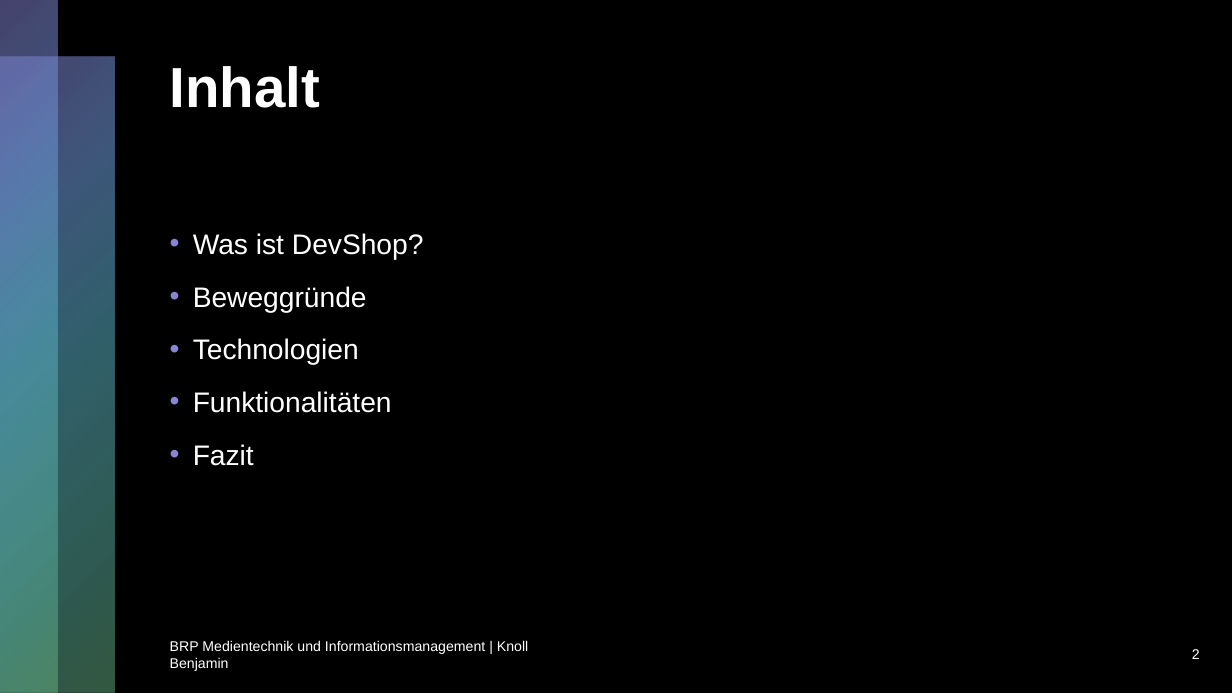
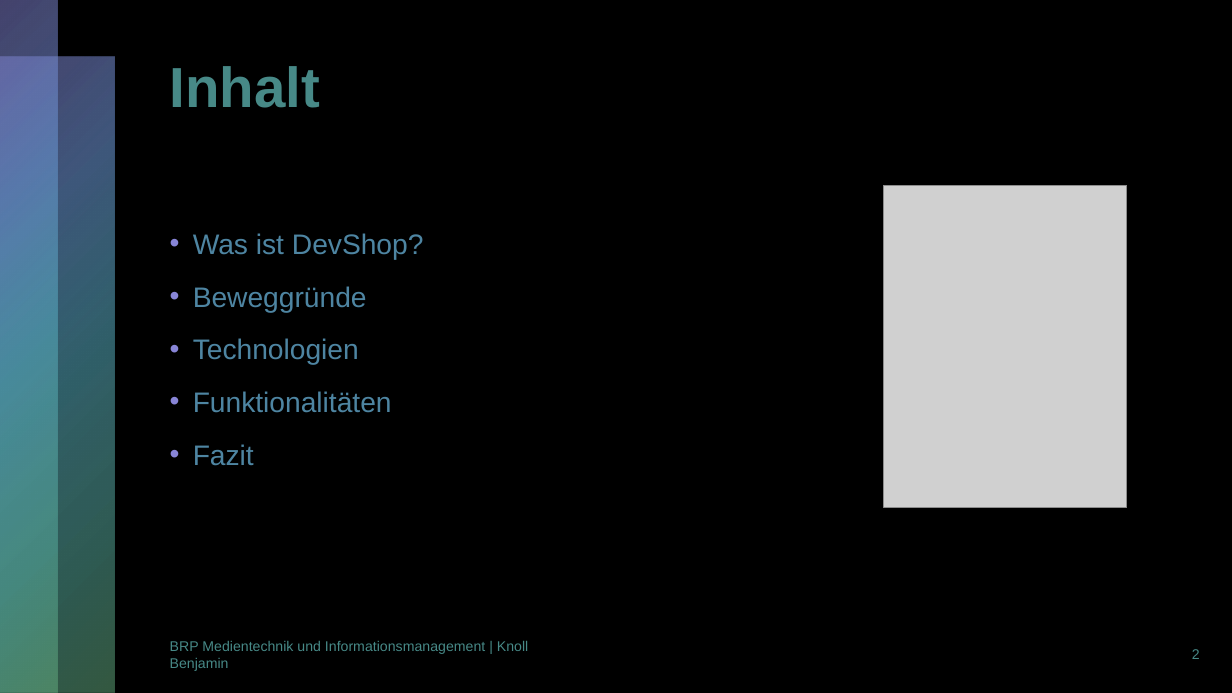
Before and after one commit to Benkster/DevShop, a slide deck: slide 2 of Documentation/DevShop.pptx. Drawn at 1232x693 pixels with LibreOffice and Linux fonts; fonts in the diff are those of the drawing; grey boxes stand for pictures. Boxes give left, top, right and bottom in pixels: in the first picture for what was removed or moved away, otherwise in the second. Text is boxed around its words. In the diff, an @@ line names an element or a change of style, - is before the commit and + after.

```diff
--- a/Documentation/DevShop.pptx
+++ b/Documentation/DevShop.pptx
@@ picture added at (x1=884, y1=185, x2=1128, y2=507) @@
@@ text "Was ist DevShop?" at (x1=193, y1=233, x2=424, y2=466): text colour #FFFFFF to #4E85A2 @@
@@ text colour #FFFFFF to #478987 in 3 elements at (x1=170, y1=66, x2=320, y2=108), (x1=1192, y1=649, x2=1200, y2=659), (x1=170, y1=641, x2=528, y2=671) @@
```
Also in this commit, not shown: 7 other slides changed, 7 other files.
